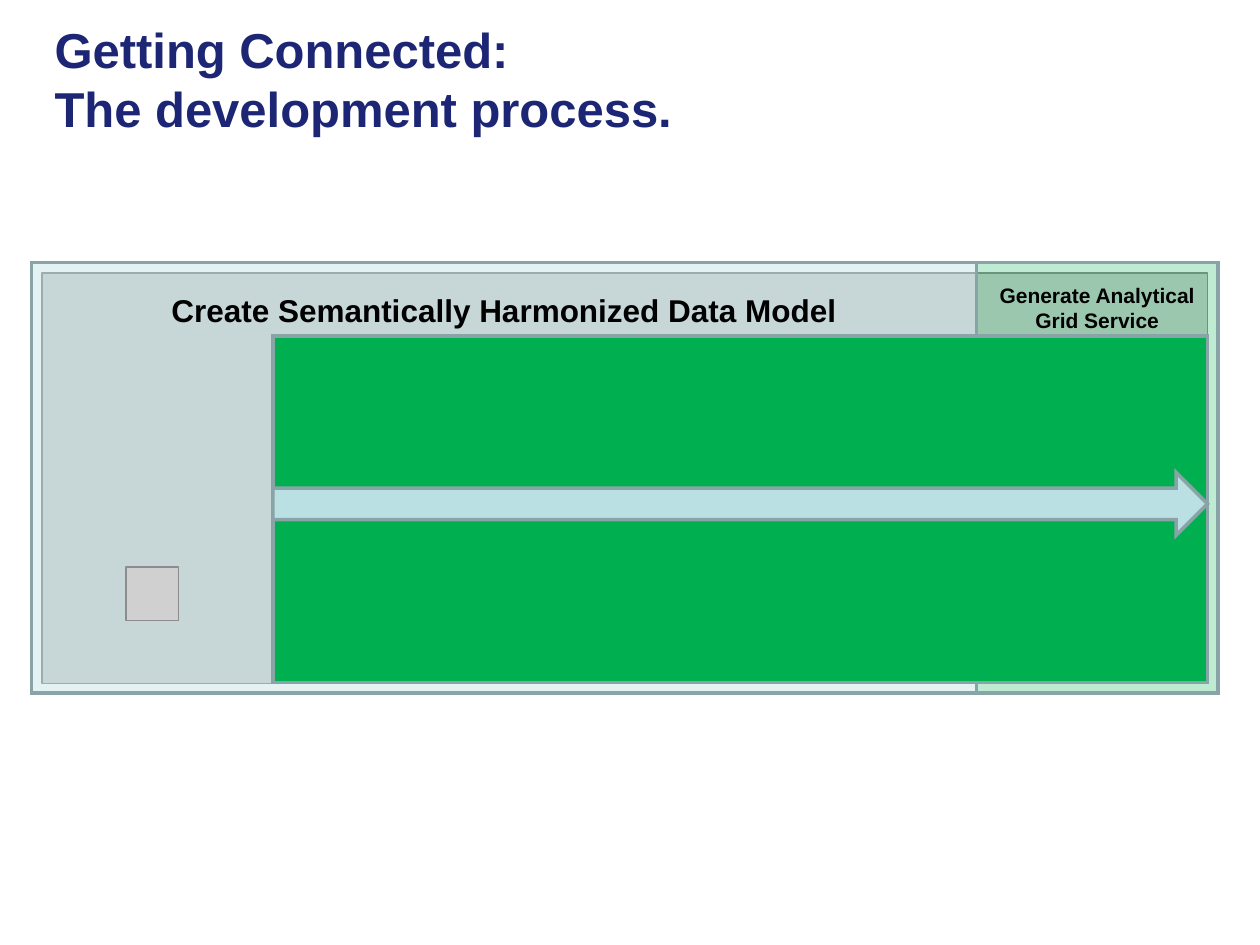
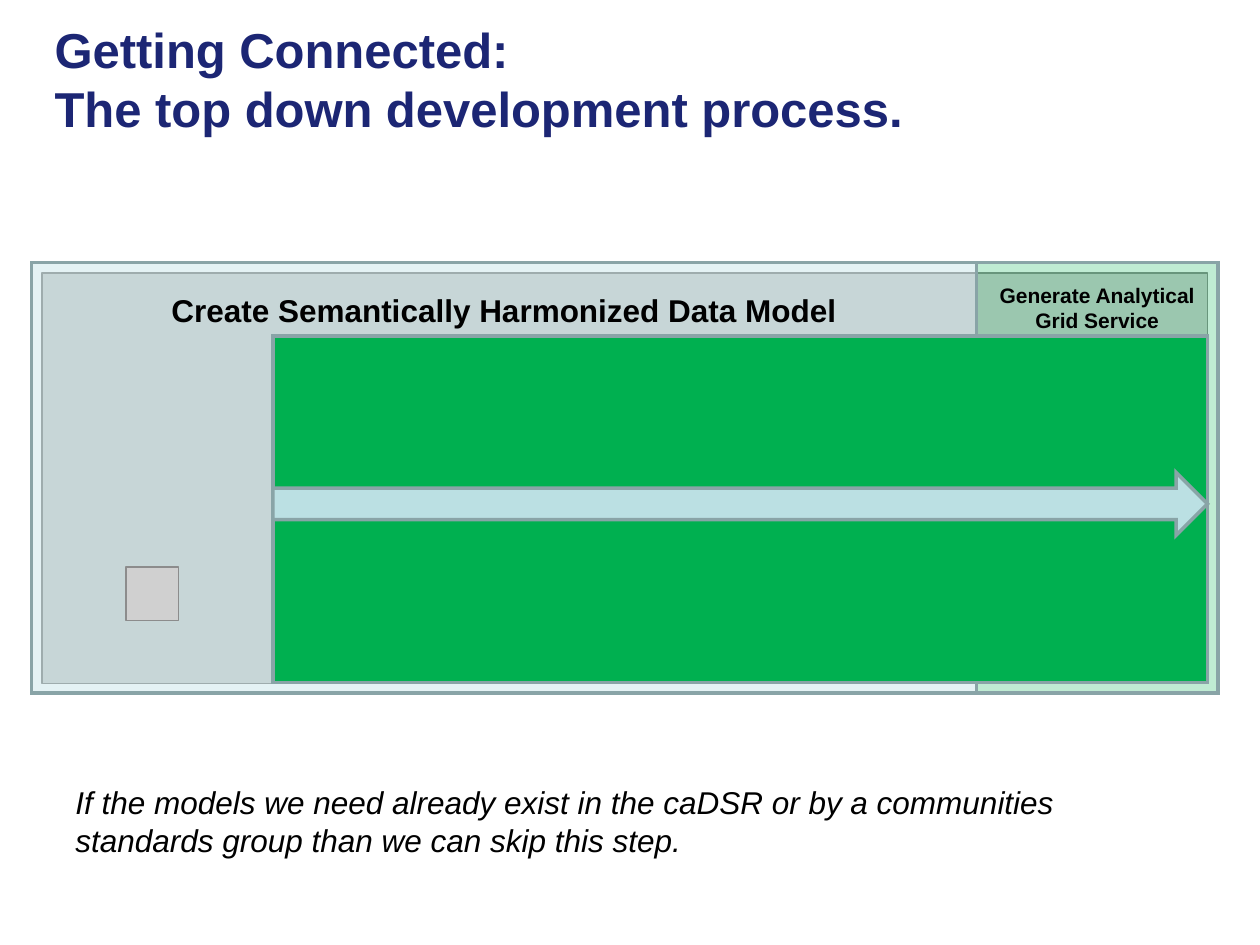
Before and after one commit to NCIP/cagrid-portal, a slide deck: slide 5 of cagrid-1-0/Documentation/presentations/200801_VCDE_ARCH/20080128_30_F2F_ASBP_Grid_BP.ppt (slide 3 before the commit). Drawn at 1260x945 pixels with LibreOffice and Linux fonts; fonts in the diff are those of the drawing; grey boxes stand for pictures; background and template pictures are left out. Boxes give left, top, right and bottom in pixels: in the first picture for what was removed or moved away, otherwise in the second. Text is boxed around its words. In the diff, an @@ line names an element or a change of style, - is before the commit and + after.

```diff
--- a/cagrid-1-0/Documentation/presentations/200801_VCDE_ARCH/20080128_30_F2F_ASBP_Grid_BP.ppt
+++ b/cagrid-1-0/Documentation/presentations/200801_VCDE_ARCH/20080128_30_F2F_ASBP_Grid_BP.ppt
@@ title at [55, 32, 902, 137]: text changed @@
-Getting Connected:
-The development process.
+Getting Connected:
+The top down development process.
@@ text added at [75, 791, 1054, 858], 18 pt, text #000000, italic @@
+If the models we need already exist in the caDSR or by a communities standards group than we can skip this step.
```
Also in this commit, not shown: 5 other slides changed, 3 slides added.
